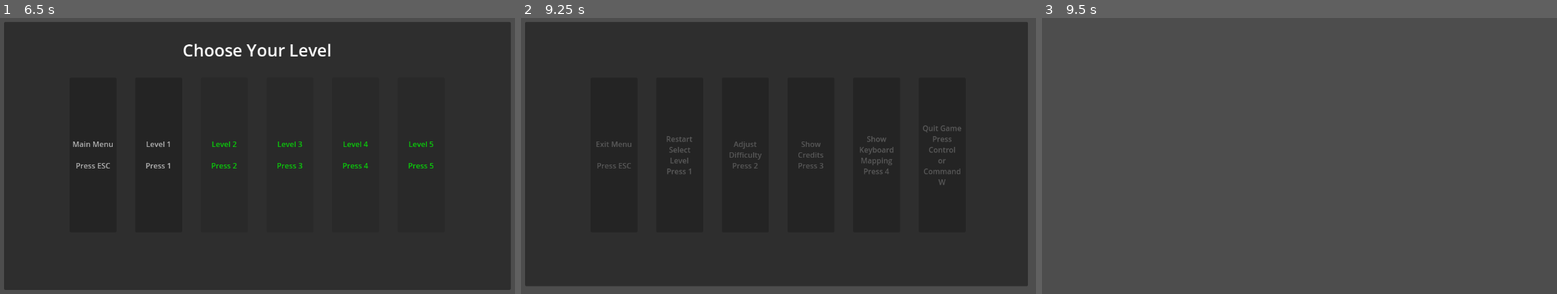
Above: before the commit, frames 1-3 (left to right).
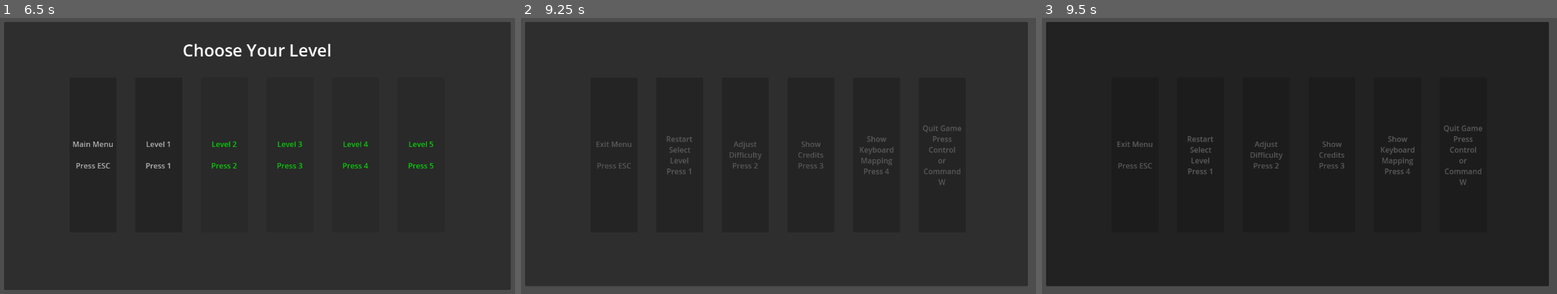
Above: after the commit, the same moments.

Repository: yoki071002/PixelAudioGame
Game: Godot game, scene res://levels/ESCMenu.tscn
The game is run twice, just before and just after one commit, with the same random seed, the same clock (stepped at 60 frames per second) and the same inputs. Sound files missing from this copy of the repository are replaced by a short silence.
Inputs:
- Up to frame 1 (6.5 s): click "Restart Select Level Press 1" at 0.5 s; click "Restart Select Level Press 1" at 1.25 s; click "Restart Select Level Press 1" at 2 s; click "Adjust Difficulty Press 2" at 2.75 s; click "Show Keyboard Mapping Press 4" at 3.5 s; click "Show Credits Press 3" at 4.25 s; tap Enter at 5 s; hold Right (blind_right) 5.03-5.78 s; hold Space (attack) 5.03-5.78 s; hold Down (blind_down) from 5.78 s (still down); tap 1 at 5.85 s
- Up to frame 2 (9.25 s): release Down (blind_down) at 6.5 s; click "Main Menu Press ESC" at 6.5 s; tap Enter at 7.25, 8.75 s; hold Right (blind_right) 7.28-8.03 s; tap 2 at 7.35 s; tap Space (attack) at 8 s; hold Up (blind_up) 8.03-8.78 s; tap 3 at 8.1 s; hold Left (blind_left) from 8.78 s (still down); tap 4 at 8.85 s
- Up to frame 3 (9.5 s): keep holding Left (blind_left); tap Escape at 9.4 s

Frames 1-2 are identical in both runs. In frame 3, 92% of the frame differs, in the area x 0-99%, y 1-98%.

Commit message:
Global Menu Controller

Diff:
--- a/project.godot
+++ b/project.godot
@@ -17,7 +17,7 @@
 [autoload]
 
 AudioManager="*res://scripts/AudioManager.gd"
-MenuManager="*res://scripts/MenuManager.gd"
+ESCMenuController="*res://scripts/ESCMenuController.gd"
 
 [display]
 
--- /dev/null
+++ b/scripts/ESCMenuController.gd
@@ -0,0 +1,55 @@
+extends Node
+
+# ESC菜单场景路径
+const ESC_MENU_SCENE = "res://levels/ESCMenu.tscn"
+
+# 菜单实例
+var esc_menu_instance = null
+var is_menu_open = false
+
+func _ready():
+	# 确保菜单关闭时游戏不会暂停
+	process_mode = Node.PROCESS_MODE_ALWAYS
+
+func _input(event):
+	# 检测ESC键按下
+	if event is InputEventKey and event.pressed and event.keycode == KEY_ESCAPE:
+		if is_menu_open:
+			close_menu()
+		else:
+			open_menu()
+
+# 打开ESC菜单
+func open_menu():
+	if is_menu_open:
+		return
+
+	# 创建菜单实例
+	if esc_menu_instance == null:
+		var menu_scene = load(ESC_MENU_SCENE)
+		if menu_scene:
+			esc_menu_instance = menu_scene.instantiate()
+			# 添加到场景树中
+			get_tree().root.add_child(esc_menu_instance)
+		else:
+			print("错误：无法加载ESC菜单场景")
+			return
+
+	# 设置菜单可见
+	esc_menu_instance.visible = true
+	is_menu_open = true
+
+	# 暂停游戏
+	get_tree().paused = true
+
+# 关闭ESC菜单
+func close_menu():
+	if not is_menu_open or esc_menu_instance == null:
+		return
+
+	# 隐藏菜单而不是移除它
+	esc_menu_instance.visible = false
+	is_menu_open = false
+
+	# 恢复游戏
+	get_tree().paused = false
--- a/scripts/UIMainMenu.gd
+++ b/scripts/UIMainMenu.gd
@@ -39,8 +39,6 @@
 	# 键盘快捷键处理
 	if event is InputEventKey and event.pressed:
 		match event.keycode:
-			KEY_ESCAPE:
-				_on_exit_menu_pressed()
 			KEY_1:
 				_on_select_level_pressed()
 			KEY_2:
@@ -52,14 +50,24 @@
 			KEY_W:
 				if event.ctrl_pressed or event.cmd_pressed:
 					_on_quit_game_pressed()
+	# 注意：ESC键处理已移至全局ESCMenuController
 
 func _on_exit_menu_pressed():
 	print("退出菜单")
 	get_tree().paused = false
-	get_parent().visible = false
+	# 使用全局控制器关闭菜单
+	if has_node("/root/ESCMenuController"):
+		get_node("/root/ESCMenuController").close_menu()
+	else:
+		# 向后兼容的处理
+		get_parent().visible = false
 
 func _on_select_level_pressed():
 	print("重新开始并选择关卡")
+	# 关闭菜单并取消暂停
+	get_tree().paused = false
+	if has_node("/root/ESCMenuController"):
+		get_node("/root/ESCMenuController").close_menu()
 	# 转到关卡选择菜单
 	get_tree().change_scene_to_file("res://levels/level_select.tscn")
 
Not shown, added: scripts/ESCMenuController.gd.uid
